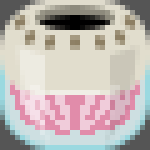
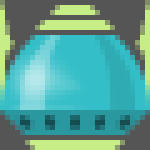
Comparing the layer stacks of the two 150px x 150px images. Changes:
added group "mushvroom" with 16 layers above "brain" over [0, 0, 150, 150]
added layer "Shape 20 copy" (10%) in group "mushvroom" over [95, 35, 140, 110]
added layer "Layer 9" (80%) in group "mushvroom" over [0, 40, 90, 110]
added layer "Shape 20" (30%) in group "mushvroom" over [15, 35, 60, 110]
added layer "Shape 16 copy 4" (50%) in group "mushvroom" over [90, 115, 110, 130]
added layer "Shape 16 copy" (50%) in group "mushvroom" over [40, 115, 60, 130]
added layer "Shape 16 copy 3" (50%) in group "mushvroom" over [115, 115, 135, 130]
added layer "Shape 16 copy 2" (50%) in group "mushvroom" over [15, 115, 35, 130]
added layer "Shape 16" (50%) in group "mushvroom" over [70, 115, 85, 130]
added layer "Shape 15" (20%) in group "mushvroom" over [0, 110, 150, 135]
added layer "Shape 14" in group "mushvroom" over [0, 35, 150, 135]
added layer "Shape 19" in group "mushvroom" over [50, 5, 100, 15]
added layer "Shape 18" in group "mushvroom" over [35, 20, 115, 30]
added layer "Shape 17" in group "mushvroom" over [25, 140, 125, 150]
added layer "Layer 7 copy" in group "mushvroom" over [135, 0, 150, 110]
added layer "Layer 7" in group "mushvroom" over [0, 0, 15, 110]
hid group "brain" (20 layers) over [0, 0, 150, 150]
